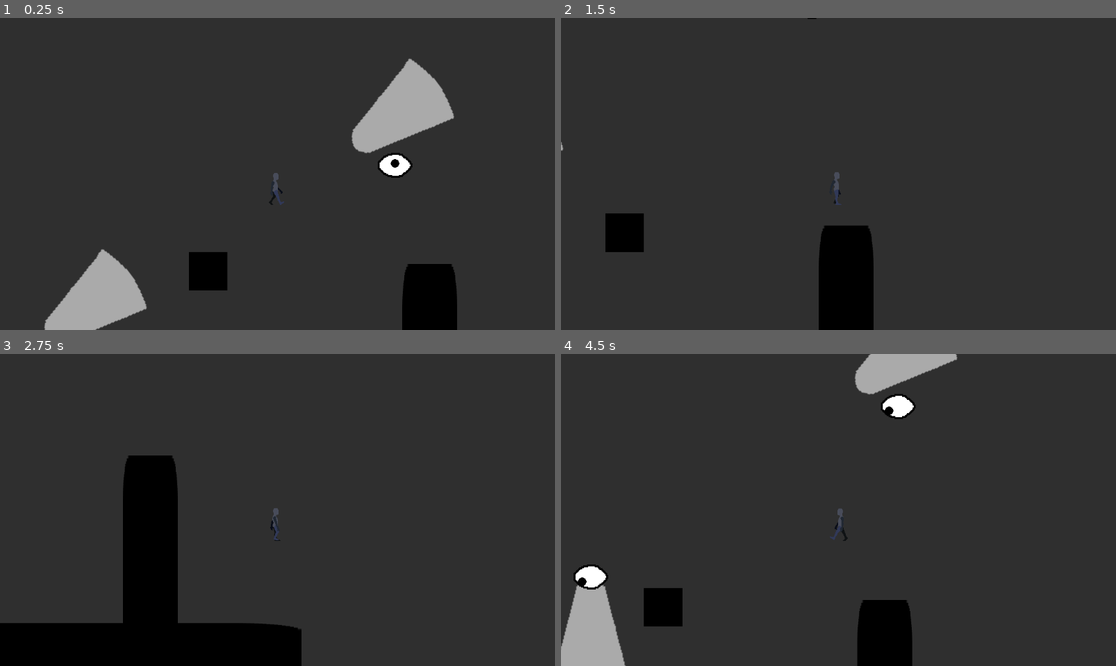
Above: before the commit, frames 1-4 (two rows, left to right).
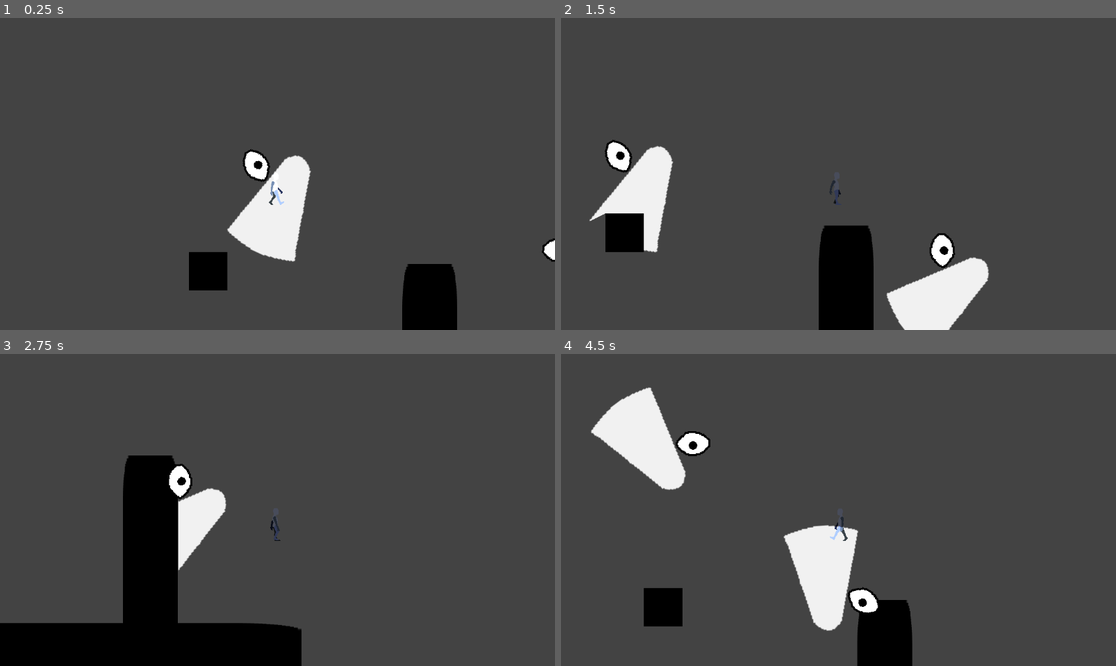
Above: after the commit, the same moments.

Repository: goldchees/unseen
Game: Godot game, scene res://scenes/level.tscn
Same seed, same stepped clock (60 frames per second), same inputs: the game is played once before the commit and once after it. The engine's default icon, where the game draws it, is replaced by a stand-in: a white triangle on a blue panel in a dark square.
Inputs:
- Up to frame 1 (0.25 s): no input
- Up to frame 2 (1.5 s): hold D (right) 0.53-1.28 s; hold S (down) from 1.28 s (still down)
- Up to frame 3 (2.75 s): release S (down) at 2.03 s; hold D (right) from 2.03 s (still down)
- Up to frame 4 (4.5 s): release D (right) at 2.78 s; hold W (up) 2.78-3.53 s; hold A (left) from 3.53 s (still down)

The runs differ from the first frame. In frame 1, 9.5% of the frame differs, in the area x 8-100%, y 12-100%; in frame 2, 5.7%; in frame 3, 1.7%; in frame 4, 11%, in the area x 0-72%, y 0-100%.

Commit message:
path

Diff:
--- a/scenes/eye.tscn
+++ b/scenes/eye.tscn
@@ -84,7 +84,7 @@
 collision_layer = 4
 collision_mask = 3
 script = ExtResource("1_hrmh8")
-moves = Array[int]([0, 2, 1, 3])
+metadata/_edit_lock_ = true
 
 [node name="ColorRect" type="ColorRect" parent="."]
 visible = false
@@ -93,24 +93,23 @@
 offset_right = 109.0
 offset_bottom = 120.0
 color = Color(0.43, 0.43, 0.43, 1)
-metadata/_edit_lock_ = true
 
 [node name="CollisionShape2D" type="CollisionShape2D" parent="."]
 position = Vector2(0, 4)
+rotation = -1.59589
 shape = SubResource("CircleShape2D_hrmh8")
-metadata/_edit_lock_ = true
 
 [node name="AnimatedSprite2D" type="AnimatedSprite2D" parent="."]
+rotation = -1.59589
 sprite_frames = SubResource("SpriteFrames_ngcto")
 animation = &"close"
-metadata/_edit_lock_ = true
 
 [node name="pupil" type="CharacterBody2D" parent="."]
 position = Vector2(1, 0)
+rotation = -1.59589
 collision_layer = 0
 collision_mask = 0
 metadata/_edit_group_ = true
-metadata/_edit_lock_ = true
 
 [node name="PupilSprite" type="Sprite2D" parent="pupil"]
 position = Vector2(0, 4)
@@ -122,14 +121,14 @@
 shape = SubResource("CircleShape2D_ck3r8")
 
 [node name="RayCast2D" type="RayCast2D" parent="."]
-scale = Vector2(1, 10)
-target_position = Vector2(113, 0)
+scale = Vector2(10, 1)
+target_position = Vector2(0, 113)
 collision_mask = 7
 metadata/_edit_lock_ = true
 
 [node name="visionCone" type="PointLight2D" parent="."]
-position = Vector2(-3, -42)
-rotation = 3.42956
+position = Vector2(53, -1)
+rotation = 4.75066
 energy = 4.0
 shadow_enabled = true
 texture = ExtResource("1_e6m2j")
@@ -139,16 +138,14 @@
 position = Vector2(-3, -56)
 collision_layer = 4
 collision_mask = 7
-metadata/_edit_lock_ = true
 
 [node name="CollisionPolygon2D" type="CollisionPolygon2D" parent="visionCone/visionArea"]
 position = Vector2(-1, 4)
 polygon = PackedVector2Array(-12, 4, 16, 5, 41, 101, 15, 108, 9, 109, -5, 109, -18, 107, -36, 101, -13, 6)
-metadata/_edit_lock_ = true
 
 [node name="pupilPositions" type="Node2D" parent="."]
+rotation = -1.59589
 metadata/_edit_group_ = true
-metadata/_edit_lock_ = true
 
 [node name="right" type="Marker2D" parent="pupilPositions"]
 position = Vector2(11, 4)
--- a/scenes/level.tscn
+++ b/scenes/level.tscn
@@ -1,15 +1,28 @@
-[gd_scene load_steps=7 format=3 uid="uid://geq8au8k1fnf"]
+[gd_scene load_steps=10 format=3 uid="uid://geq8au8k1fnf"]
 
 [ext_resource type="PackedScene" uid="uid://brbu3jpu36b24" path="res://scenes/player.tscn" id="1_2q6dc"]
 [ext_resource type="PackedScene" uid="uid://l8ibi37etkq4" path="res://scenes/eye.tscn" id="2_w7c3h"]
 [ext_resource type="Texture2D" uid="uid://c3t53furujcx5" path="res://icon.svg" id="3_w8frs"]
 [ext_resource type="PackedScene" uid="uid://cise6s2xgyx1f" path="res://scenes/box.tscn" id="4_mx8sn"]
+[ext_resource type="Script" uid="uid://yjj3lwnagrr" path="res://scripts/path_follow_2d.gd" id="5_ppgk2"]
 
 [sub_resource type="OccluderPolygon2D" id="OccluderPolygon2D_mx8sn"]
 polygon = PackedVector2Array(59.1, -64, -59, -64, -63.8, -59, -64, 61, -60.3, 64, 59.6, 64, 63.9, 59, 64, -61.1)
 
 [sub_resource type="RectangleShape2D" id="RectangleShape2D_w8frs"]
 size = Vector2(126.769, 124.061)
+
+[sub_resource type="Curve2D" id="Curve2D_2r41h"]
+_data = {
+"points": PackedVector2Array(0, 0, 0, 0, 375, 89, 0, 0, 0, 0, 454, 127, 0, 0, 0, 0, 443, 242, 0, 0, 0, 0, 276, 244, 0, 0, 0, 0, 375, 89)
+}
+point_count = 5
+
+[sub_resource type="Curve2D" id="Curve2D_ppgk2"]
+_data = {
+"points": PackedVector2Array(0, 0, 0, 0, 499, 122, 0, 0, 0, 0, 521, 123, 0, 0, 0, 0, 441, 179, 0, 0, 0, 0, 337, 235, 0, 0, 0, 0, 337, 179, 0, 0, 0, 0, 385, 179, 0, 0, 0, 0, 385, 123, 0, 0, 0, 0, 499, 122)
+}
+point_count = 8
 
 [node name="level" type="Node2D"]
 
@@ -24,7 +37,7 @@
 offset_bottom = 776.0
 grow_horizontal = 2
 grow_vertical = 2
-color = Color(0.12, 0.12, 0.12, 1)
+color = Color(0.17, 0.17, 0.17, 1)
 
 [node name="player" parent="." instance=ExtResource("1_2q6dc")]
 modulate = Color(0.23, 0.23, 0.23, 1)
@@ -33,9 +46,6 @@
 
 [node name="Camera2D" type="Camera2D" parent="player"]
 zoom = Vector2(2, 2)
-
-[node name="eye" parent="." instance=ExtResource("2_w7c3h")]
-position = Vector2(276, 136)
 
 [node name="CanvasModulate" type="CanvasModulate" parent="."]
 color = Color(0.55, 0.55, 0.55, 1)
@@ -52,9 +62,6 @@
 [node name="LightOccluder2D" type="LightOccluder2D" parent="Icon2"]
 position = Vector2(1, -2)
 occluder = SubResource("OccluderPolygon2D_mx8sn")
-
-[node name="eye2" parent="." instance=ExtResource("2_w7c3h")]
-position = Vector2(-43, 334)
 
 [node name="StaticBody2D" type="StaticBody2D" parent="."]
 
@@ -78,3 +85,28 @@
 [node name="box" parent="." instance=ExtResource("4_mx8sn")]
 position = Vector2(63, 205)
 scale = Vector2(1.12, 0.720001)
+
+[node name="Path2D" type="Path2D" parent="."]
+curve = SubResource("Curve2D_2r41h")
+metadata/_edit_group_ = true
+
+[node name="PathFollow2D" type="PathFollow2D" parent="Path2D"]
+position = Vector2(448.401, 185.539)
+rotation = 1.66616
+progress = 146.47
+script = ExtResource("5_ppgk2")
+
+[node name="eye" parent="Path2D/PathFollow2D" instance=ExtResource("2_w7c3h")]
+
+[node name="Path2D2" type="Path2D" parent="."]
+position = Vector2(-270, -85)
+curve = SubResource("Curve2D_ppgk2")
+metadata/_edit_group_ = true
+
+[node name="PathFollow2D" type="PathFollow2D" parent="Path2D2"]
+position = Vector2(417.421, 191.696)
+rotation = 2.64765
+progress = 146.47
+script = ExtResource("5_ppgk2")
+
+[node name="eye" parent="Path2D2/PathFollow2D" instance=ExtResource("2_w7c3h")]
--- a/scripts/eye.gd
+++ b/scripts/eye.gd
@@ -1,6 +1,7 @@
 extends CharacterBody2D
 
-@onready var player: CharacterBody2D = $"../player"
+@onready var player: CharacterBody2D = $"../../../player"
+
 @onready var ray_cast_2d: RayCast2D = $RayCast2D
 @onready var pupil: CharacterBody2D = $pupil
 
@@ -15,13 +16,13 @@
 #@export var thirdMove: states
 #@export var fourthMove: states
 #@export var fifthMove: states
-@onready var move_timer: Timer = $moveTimer
+#@onready var move_timer: Timer = $moveTimer
 
-@export var moves: Array[states] = []
-var num_of_moves: int
-var move_counter: int = 0
-var count_dir: String = "forward"
-var reverse_moves: Array[states] = []
+#@export var moves: Array[states] = []
+#var num_of_moves: int
+#var move_counter: int = 0
+#var count_dir: String = "forward"
+#var reverse_moves: Array[states] = []
 
 @onready var vision_cone: PointLight2D = $visionCone
 var vision_positions: Dictionary = {
@@ -33,30 +34,30 @@
 var player_in_sight
 
 enum states {up, down, right, left, center}
-var current_state: states
+var current_state: states = states.up
 var pupil_speed := 20
 @export var eyeSpeed := 100
 
-func _ready() -> void:
-	move_counter = 0
-	player_inrange = false
-	num_of_moves = moves.size()
-	for move in moves:
-		var r_move: states
-		match move:
-			states.up:
-				r_move = states.down
-
-			states.down:
-				r_move = states.up
-			states.right:
-				r_move = states.left
-			states.left:
-				r_move = states.right
-			states.center:
-				r_move = states.center
-		reverse_moves.append(r_move)
-	move_timer.start()
+#func _ready() -> void:
+	#move_counter = 0
+	#player_inrange = false
+	#num_of_moves = moves.size()
+	#for move in moves:
+		#var r_move: states
+		#match move:
+			#states.up:
+				#r_move = states.down
+				#
+			#states.down:
+				#r_move = states.up
+			#states.right:
+				#r_move = states.left
+			#states.left:
+				#r_move = states.right
+			#states.center:
+				#r_move = states.center
+		#reverse_moves.append(r_move)
+	#move_timer.start()
 
 func _process(delta: float) -> void:
 	if player_inrange:
@@ -65,36 +66,30 @@
 			var collider = ray_cast_2d.get_collider()
 			if collider.has_method('player'):
 				print('hit player')
-				current_state = states.up
+				#current_state = states.up
 
 func _physics_process(delta: float) -> void:
 	match current_state:
 		states.up:
 			#print("up")
 			pupil.global_position = pupil.global_position.move_toward(up.global_position, pupil_speed * delta)
-			velocity = Vector2.UP * eyeSpeed
 			vision_cone.position = vision_positions["up"]["position"]
 			vision_cone.rotation = vision_positions["up"]["rotation"]
 
 		states.down:
 			#print("down")
 			pupil.global_position = pupil.global_position.move_toward(down.global_position, pupil_speed * delta)
-			velocity = Vector2.DOWN * eyeSpeed
 			vision_cone.position = vision_positions["down"]["position"]
 			vision_cone.rotation = vision_positions["down"]["rotation"]
 		states.right:
 			#print("right")
 			pupil.global_position = pupil.global_position.move_toward(right.global_position, pupil_speed * delta)
-			velocity = Vector2.RIGHT * eyeSpeed
 		states.left:
 			#print("left")
 			pupil.global_position = pupil.global_position.move_toward(left.global_position, pupil_speed * delta)
-			velocity = Vector2.LEFT * eyeSpeed
 		states.center:
 			#print("center")
 			pupil.global_position = pupil.global_position.move_toward(center.global_position, pupil_speed * delta)
-			velocity = Vector2.ZERO
-	move_and_slide()
 
 func _on_vision_area_body_entered(body: Node2D) -> void:
 	if body.has_method('player'):
@@ -104,37 +99,42 @@
 	if body.has_method('player'):
 		player_inrange = false
 
-func move():
-	# up (0), down (1)
-	var has_played_forward: bool = false
-	if count_dir == "forward":
-		current_state = moves[move_counter]
-		print(current_state)
-		print(count_dir)
-		move_counter += 1
-	elif count_dir == "reverse":
-		if move_counter == (num_of_moves - 1) and not has_played_forward:
-			current_state = moves[move_counter]
-			has_played_forward = true
-		elif move_counter == (num_of_moves - 1) and has_played_forward:
-			current_state = reverse_moves[move_counter]
-			move_counter -= 1
-		else:
-			current_state = reverse_moves[move_counter]
-			move_counter -= 1
+func set_dir(dir: String):
+	match "right":
+		#current_state = states.right
+		pass
 
-		print(current_state)
-		print(count_dir)
-		move_counter -= 1
 
-	if move_counter == (num_of_moves - 1):
-		count_dir = "reverse"
-		has_played_forward = false
-	#elif move_counter == 1 and num_of_moves == 2:
+#ww	# up (0), down (1)
+	#var has_played_forward: bool = false
+	#if count_dir == "forward":
+		#current_state = moves[move_counter]
+		#print(current_state)
+		#print(count_dir)
+		#move_counter += 1
+	#elif count_dir == "reverse":
+		#if move_counter == (num_of_moves - 1) and not has_played_forward:
+			#current_state = moves[move_counter]
+			#has_played_forward = true
+		#elif move_counter == (num_of_moves - 1) and has_played_forward:
+			#current_state = reverse_moves[move_counter]
+			#move_counter -= 1
+		#else:
+			#current_state = reverse_moves[move_counter]
+			#move_counter -= 1
+#
+		#print(current_state)
+		#print(count_dir)
+		#move_counter -= 1
+		#
+	#if move_counter == (num_of_moves - 1):
 		#count_dir = "reverse"
-	elif move_counter == 0:
-		count_dir = "forward"
+		#has_played_forward = false
+#
+	#elif move_counter == 0:
+		#count_dir = "forward"
 
+#	remove
 	#match move_counter:
 		#0:
 			#current_state = firstMove
@@ -149,8 +149,8 @@
 			#current_state = fifthMove
 			#count_dir = "reverse"
 
-	move_timer.start()
-
-
-func _on_move_timer_timeout() -> void:
-	move()
+	#move_timer.start()
+	#
+#
+#func _on_move_timer_timeout() -> void:
+	#move()
--- /dev/null
+++ b/scripts/path_follow_2d.gd
@@ -0,0 +1,15 @@
+extends PathFollow2D
+@onready var eye: CharacterBody2D = $eye
+
+var speed := 0.1
+
+func _process(delta: float) -> void:
+	var previous_pos = global_position
+	progress_ratio += delta * speed
+	var dir = (global_position - previous_pos).normalized()
+
+	#if abs(dir.x) > abs(dir.y):
+		#if dir.x > 0:
+			#eye.current_state = states.right
+		#else:
+			#eye.current_state = states.left
Not shown, added: scripts/path_follow_2d.gd.uid
